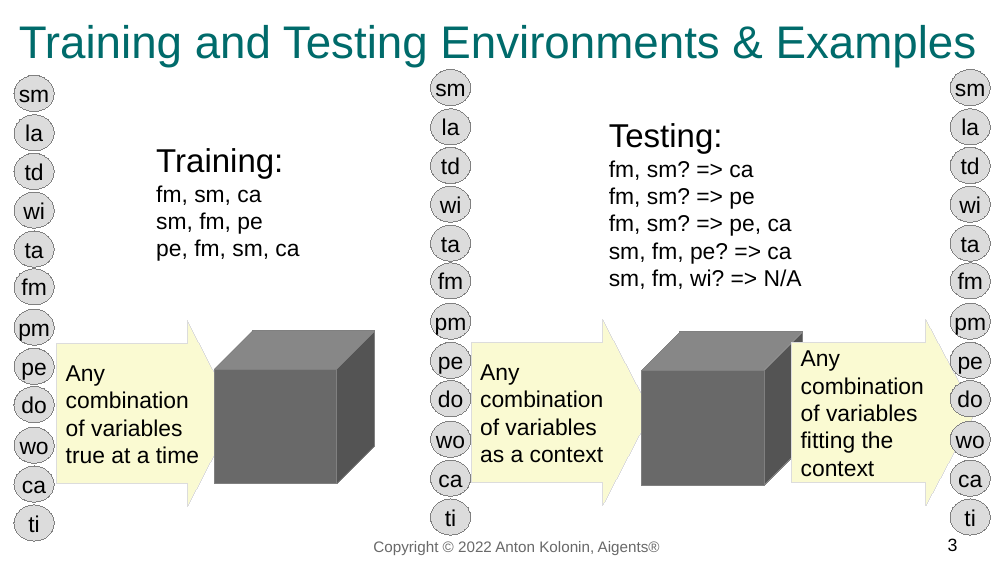
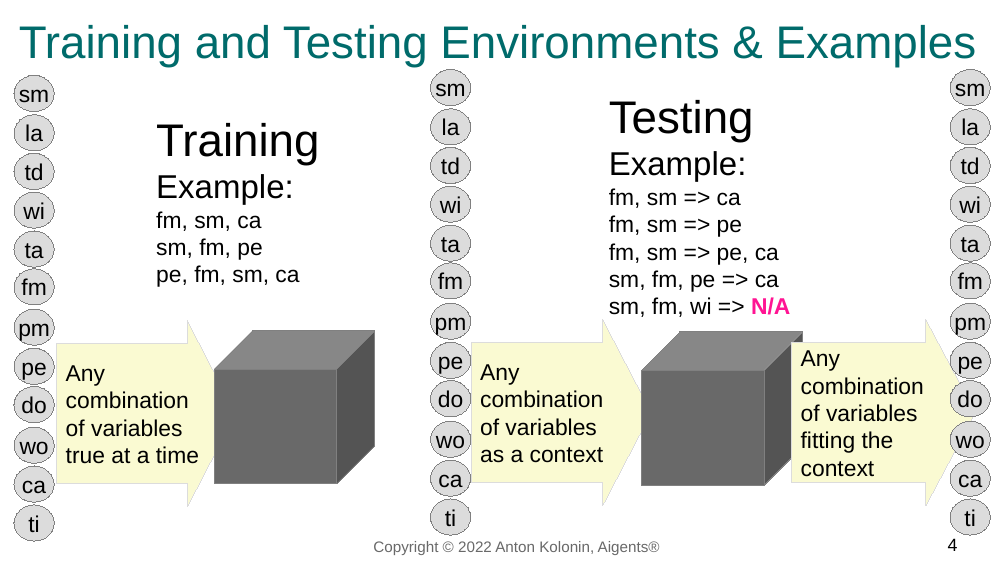
Before and after one commit to agirussia/agirussia.github.io, a slide deck: slide 4 of challenges/miniagi1/animals1.odp (slide 3 before the commit). Drawn at 1008x567 pixels with LibreOffice and Linux fonts; fonts in the diff are those of the drawing. Boxes give left, top, right and bottom in pixels: in the first picture for what was removed or moved away, otherwise in the second. Text is boxed around its words. In the diff, an @@ line names an element or a change of style, - is before the commit and + after.

```diff
--- a/challenges/miniagi1/animals1.odp
+++ b/challenges/miniagi1/animals1.odp
@@ text "Training": place and size @@
-text "Training" at box(156, 148, 299, 261)
+text "Training" at box(156, 123, 319, 287)
@@ text at box(609, 100, 790, 317): text changed @@
-Testing:
-fm, sm? => ca
-fm, sm? => pe
-fm, sm? => pe, ca
-sm, fm, pe? => ca
-sm, fm, wi? => N/A
+Testing
+Example:
+fm, sm => ca
+fm, sm => pe
+fm, sm => pe, ca
+sm, fm, pe => ca
+sm, fm, wi => N/A
@@ text at box(156, 123, 319, 205): text changed; size 26 to 36 pt @@
-Training:
+Training
+Example:
@@ page number at box(948, 538, 958, 551): text changed @@
-3
+4
```
Also in this commit, not shown: 2 other slides changed, 2 slides added, 1 other file.
